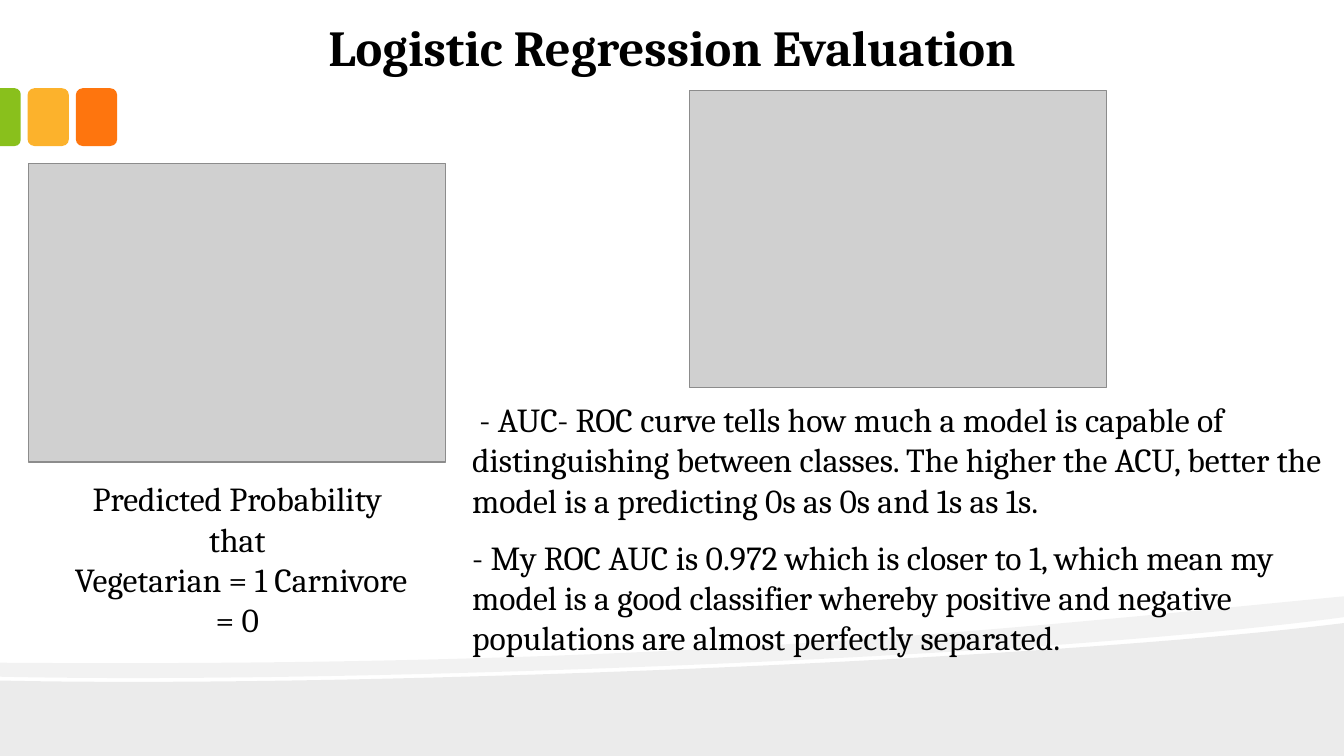
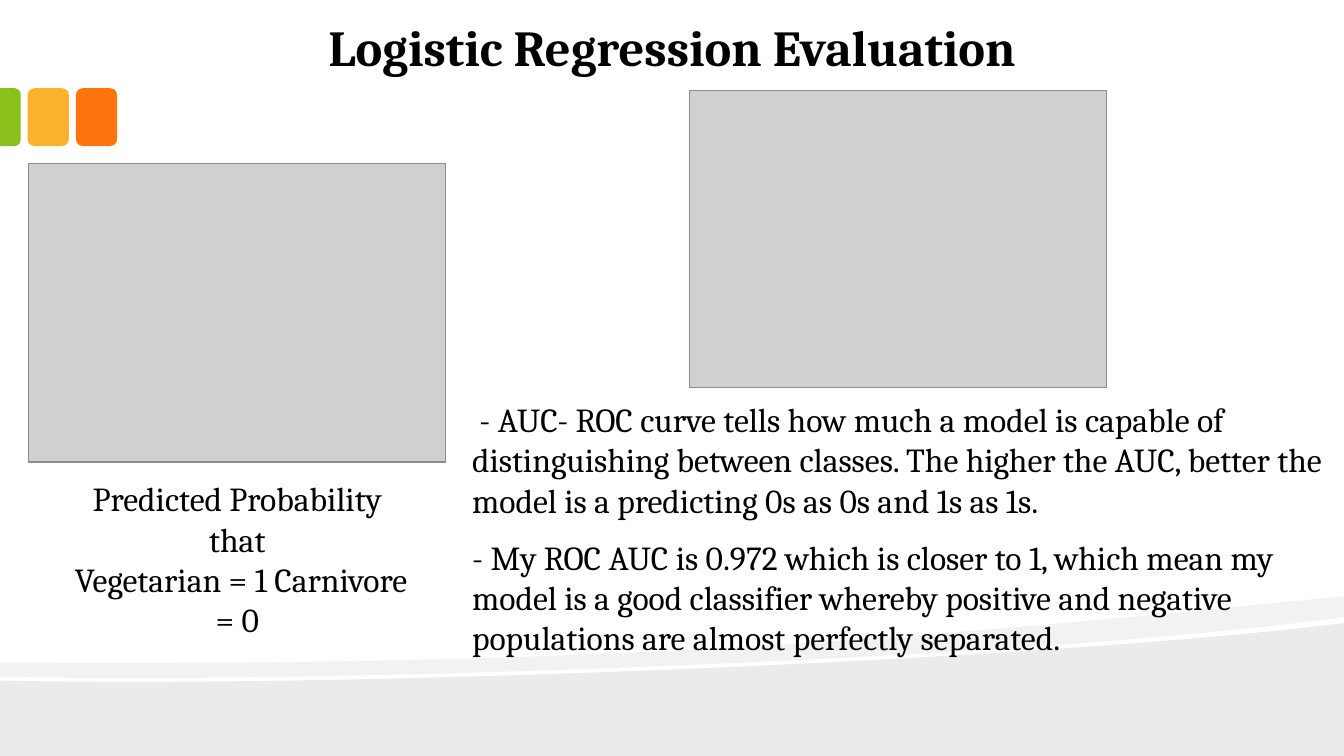
Before and after one commit to JackFongNew/dsiprojects, a slide deck: slide 11 of Vegetarian and Carnivore Classification/Vegetarian and Carnivore Classification.pptx. Drawn at 1344x756 pixels with LibreOffice and Linux fonts; fonts in the diff are those of the drawing; grey boxes stand for pictures. Boxes give left, top, right and bottom in pixels: in the first picture for what was removed or moved away, otherwise in the second. Text is boxed around its words. In the diff, an @@ line names an element or a change of style, - is before the commit and + after.

```diff
--- a/Vegetarian and Carnivore Classification/Vegetarian and Carnivore Classification.pptx
+++ b/Vegetarian and Carnivore Classification/Vegetarian and Carnivore Classification.pptx
@@ text at [472, 408, 1321, 521]: text changed @@
-- AUC- ROC curve tells how much a model is capable of distinguishing between classes. The higher the ACU, better the model is a predicting 0s as 0s and 1s as 1s.
+- AUC- ROC curve tells how much a model is capable of distinguishing between classes. The higher the AUC, better the model is a predicting 0s as 0s and 1s as 1s.
```
Also in this commit, not shown: 1 other slide changed, 1 other file.
